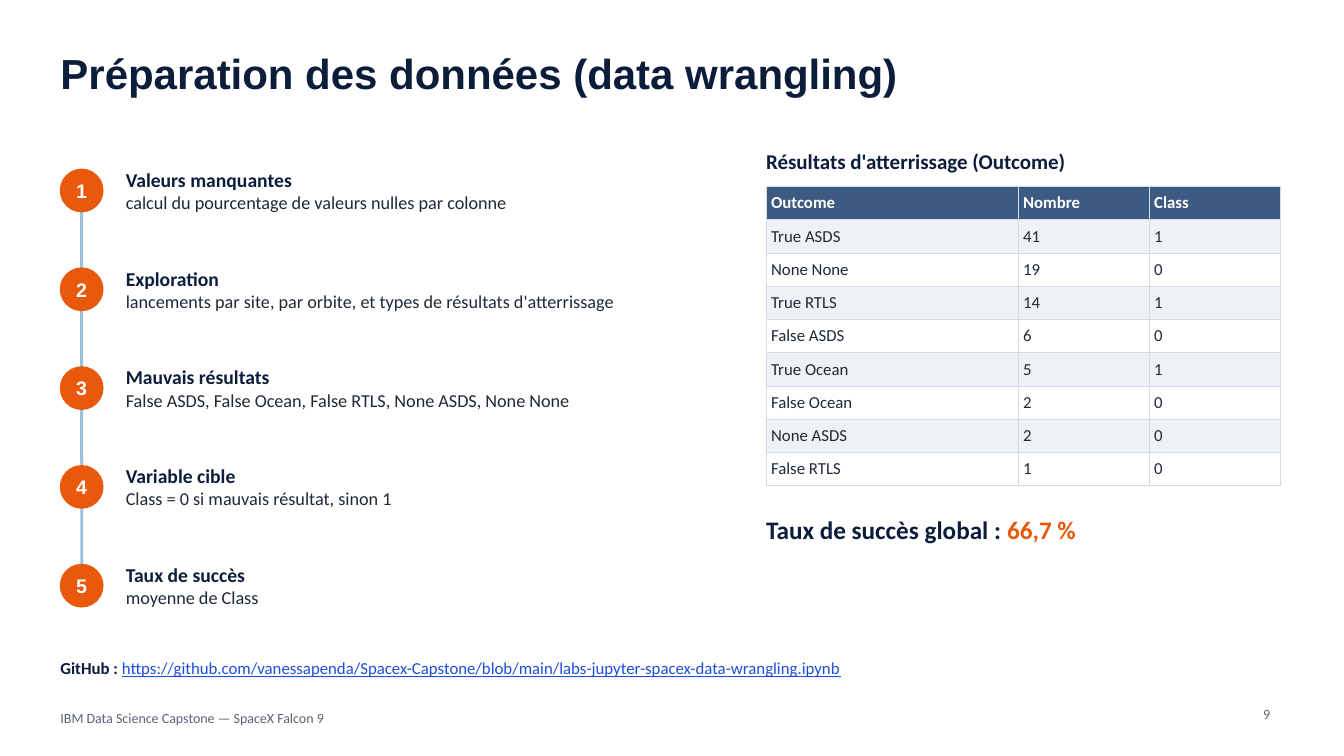
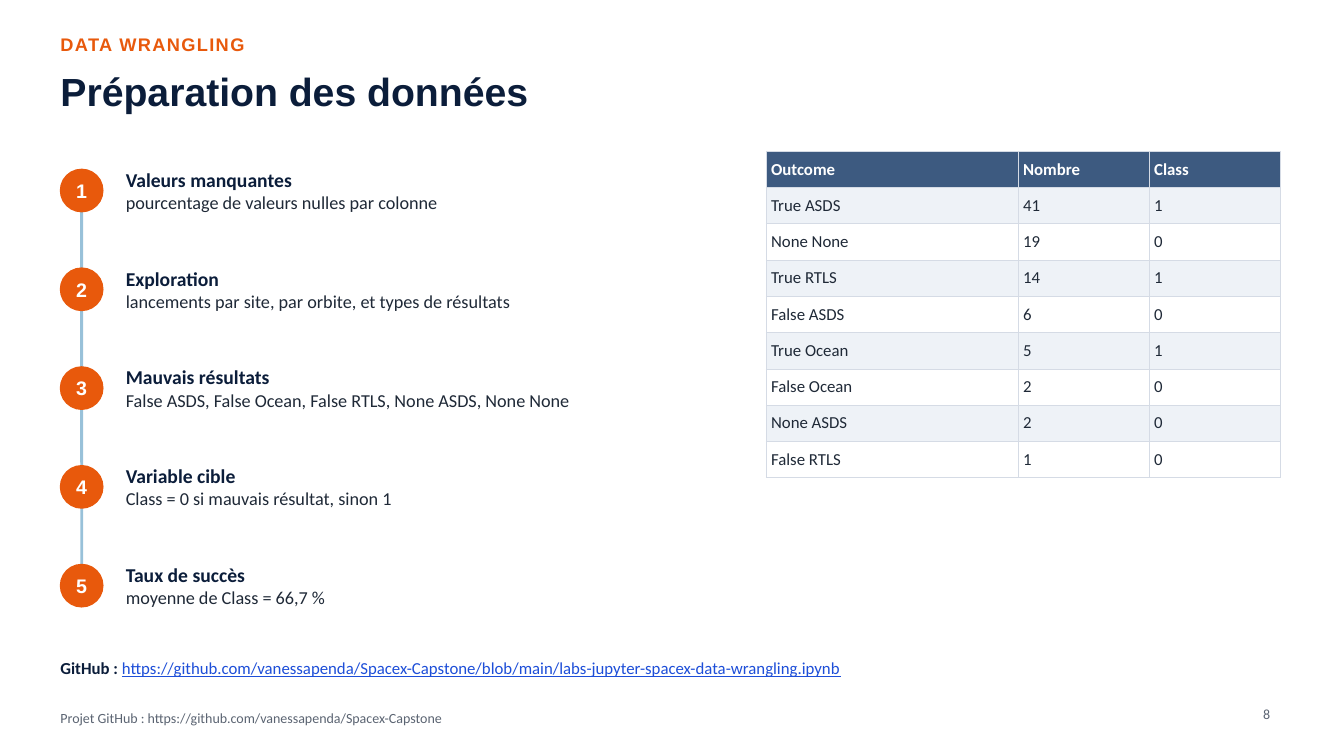
Before and after one commit to vanessapenda/Spacex-Capstone, a slide deck: slide 8 of Rapport_Capstone_SpaceX.pptx (slide 9 before the commit). Drawn at 1344x756 pixels with LibreOffice and Linux fonts; fonts in the diff are those of the drawing. Boxes give left, top, right and bottom in pixels: in the first picture for what was removed or moved away, otherwise in the second. Text is boxed around its words. In the diff, an @@ line names an element or a change of style, - is before the commit and + after.

```diff
--- a/Rapport_Capstone_SpaceX.pptx
+++ b/Rapport_Capstone_SpaceX.pptx
@@ text added at [60,38,244,51], 13 pt, text #E8590C, bold @@
+DATA WRANGLING
@@ title at [60,77,528,114]: text changed; size 30 to 28 pt @@
-Préparation des données (data wrangling)
+Préparation des données
@@ table: place and size @@
-table at [766,187,1280,478]
+table at [766,151,1280,469]
@@ text removed at [766,153,1065,173] @@
-Résultats d'atterrissage (Outcome)
@@ text at [126,196,437,212]: text changed @@
-calcul du pourcentage de valeurs nulles par colonne
+pourcentage de valeurs nulles par colonne
@@ text at [126,295,510,311]: text changed @@
-lancements par site, par orbite, et types de résultats d'atterrissage
+lancements par site, par orbite, et types de résultats
@@ text removed at [766,521,1052,544] @@
-Taux de succès global : 66,7 %
@@ text at [126,591,308,607]: text changed @@
-moyenne de Class
+moyenne de Class = 66,7 %
@@ text removed at [60,713,324,726] @@
-IBM Data Science Capstone — SpaceX Falcon 9
@@ text added at [60,713,442,726], 10 pt, text #5B6472 @@
+Projet GitHub : https://github.com/vanessapenda/Spacex-Capstone
@@ page number at [1263,709,1270,719]: text changed @@
-9
+8
```
Also in this commit, not shown: 13 other slides changed, 10 slides added, 33 slides removed, 1 other file.
